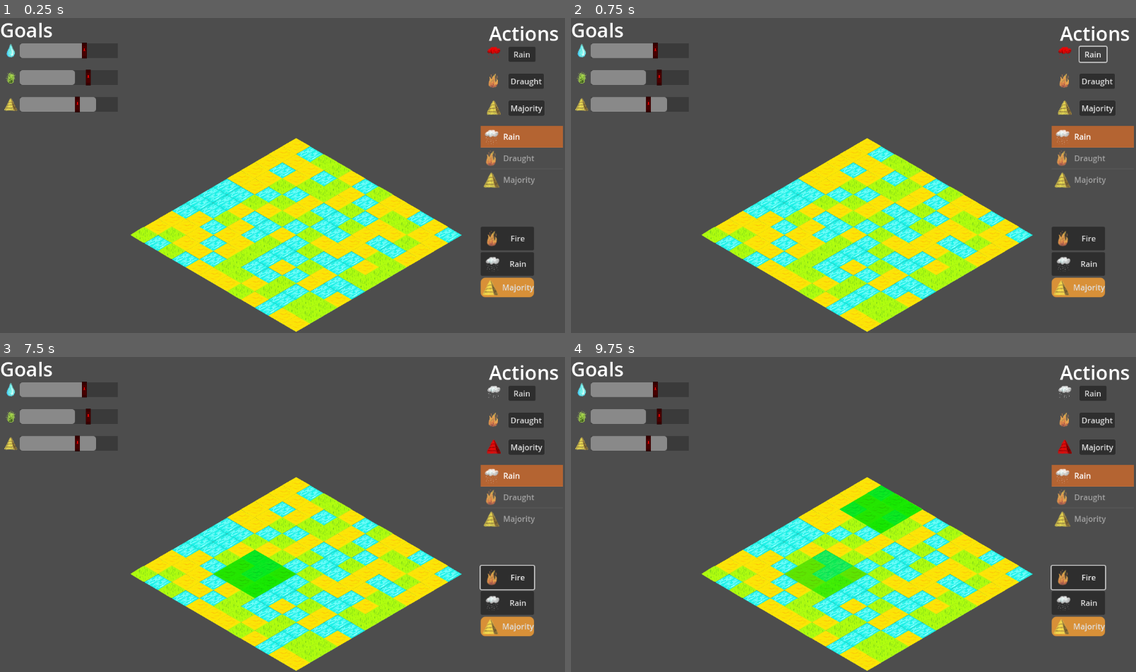
Above: before the commit, frames 1-4 (two rows, left to right).
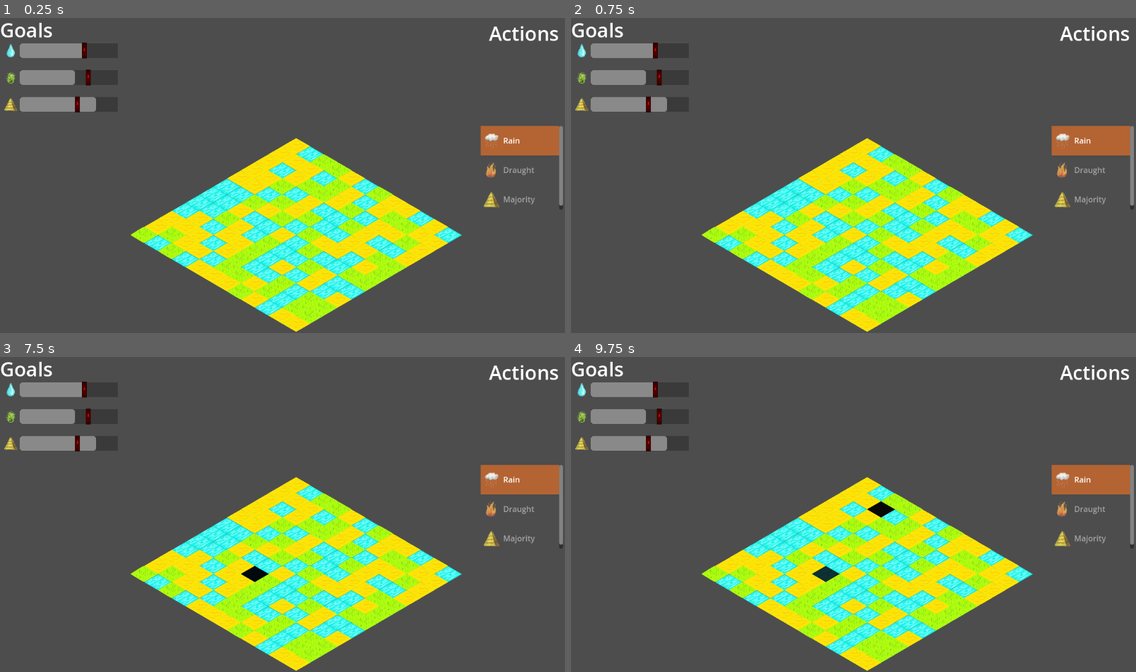
Above: after the commit, the same moments.

Repository: matouseek/game_jam_24
Game: Godot game, scene res://scenes/game.tscn
Two runs of this game, one before a commit and one after it. Both use one fixed random seed, a clock stepped at 60 frames per second and the inputs below. The engine's default icon, where the game draws it, is replaced by a stand-in: a white triangle on a blue panel in a dark square.
Inputs (mouse positions are in pixels of both pictures, inside the frame that each line leads up to):
- Up to frame 1 (0.25 s): no input
- Up to frame 2 (0.75 s): click (1090, 55) at 0.5 s, where only the run before the commit has a clickable "Rain"
- Up to frame 3 (7.5 s): click (525, 420) at 1.25 s, where only the run before the commit has a clickable "Draught"; click (525, 448) at 2 s, where only the run before the commit has a clickable "Majority"; click (508, 577) at 2.75 s, where only the run before the commit has a clickable "Fire"; click (508, 602) at 3.5 s, where only the run before the commit has a clickable "Rain"; click (508, 627) at 4.25 s, where only the run before the commit has a clickable "Majority"; tap Enter (ui_accept) at 5, 5.27, 5.75, 6.02, 6.5, 7.25 s; move the mouse to (406, 498) at 5.02 s; press the mouse at (406, 498) at 5.03 s; hold Up (ui_up) 5.03-5.78 s; move the mouse to (169, 530) at 5.77 s; release the mouse at (169, 530) at 5.78 s; click (169, 530) at 5.85 s; move the mouse to (339, 445) at 6.52 s; press the mouse at (339, 445) at 6.53 s; hold Up (ui_up) from 6.53 s (still down); move the mouse to (254, 577) at 7.27 s; release the mouse at (254, 577) at 7.28 s; click (254, 577) at 7.35 s
- Up to frame 4 (9.75 s): tap Enter (ui_accept) at 7.52, 8, 8.27, 8.75, 9.02 s; move the mouse to (1023, 561) at 8.02 s; release Up (ui_up) at 8.03 s; press the mouse at (1023, 561) at 8.03 s; move the mouse to (684, 467) at 8.77 s; release the mouse at (684, 467) at 8.78 s; click (684, 467) at 8.85 s; move the mouse to (881, 514) at 9.52 s; press the mouse at (881, 514) at 9.53 s

The runs differ from the first frame. In frame 1, 3.9% of the frame differs, in the area x 85-100%, y 9-89%; in frame 2, 3.8%; in frame 3, 5.2%; in frame 4, 6.3%, in the area x 37-100%, y 9-89%.

Commit message:
Delete shits

Diff:
--- a/scenes/hud.tscn
+++ b/scenes/hud.tscn
@@ -1,9 +1,7 @@
-[gd_scene load_steps=16 format=3 uid="uid://2bcciget8brv"]
+[gd_scene load_steps=13 format=3 uid="uid://2bcciget8brv"]
 
 [ext_resource type="Script" path="res://scripts/hud.gd" id="1_n2wg5"]
-[ext_resource type="Texture2D" uid="uid://b6us8wnskq8ce" path="res://assets/placeholders/action_rain_placeholder.png" id="2_dhwe4"]
 [ext_resource type="Texture2D" uid="uid://cy750ojup4k4t" path="res://assets/icon.svg" id="2_mag1m"]
-[ext_resource type="Texture2D" uid="uid://dmpw2ic2w4ual" path="res://assets/placeholders/action_fire_placeholder.png" id="3_hnhey"]
 [ext_resource type="Texture2D" uid="uid://jbidh6p24g5a" path="res://assets/placeholders/goal_water_placeholder.png" id="3_k47o0"]
 [ext_resource type="Texture2D" uid="uid://brbln01sk5lc4" path="res://assets/placeholders/meadow_desert_placeholder.png" id="4_posue"]
 [ext_resource type="Texture2D" uid="uid://tah1o0oxqomc" path="res://assets/placeholders/goal_desert_placeholder.png" id="5_0yjri"]
@@ -14,20 +12,20 @@
 [sub_resource type="StyleBoxFlat" id="StyleBoxFlat_fhote"]
 bg_color = Color(0, 0, 0, 0.243137)
 
-[sub_resource type="StyleBoxEmpty" id="StyleBoxEmpty_sllrl"]
+[sub_resource type="StyleBoxFlat" id="StyleBoxFlat_httnh"]
+bg_color = Color(0.6, 0.6, 0.6, 0)
 
 [sub_resource type="StyleBoxFlat" id="StyleBoxFlat_4wexa"]
 bg_color = Color(0.976471, 0.121569, 0.0235294, 0.529412)
-
-[sub_resource type="StyleBoxFlat" id="StyleBoxFlat_lj0vq"]
-bg_color = Color(0.92549, 0.439216, 0.141176, 0.65098)
-
-[sub_resource type="StyleBoxFlat" id="StyleBoxFlat_setow"]
-bg_color = Color(0.847855, 0.56438, 0.219492, 1)
+border_color = Color(0.8, 0.8, 0.8, 0)
 corner_radius_top_left = 10
 corner_radius_top_right = 10
 corner_radius_bottom_right = 10
 corner_radius_bottom_left = 10
+shadow_color = Color(0.270222, 0.270222, 0.270222, 0.6)
+
+[sub_resource type="StyleBoxFlat" id="StyleBoxFlat_lj0vq"]
+bg_color = Color(0.92549, 0.439216, 0.141176, 0.65098)
 
 [node name="HUD" type="CanvasLayer"]
 script = ExtResource("1_n2wg5")
@@ -41,57 +39,6 @@
 theme_override_font_sizes/font_size = 40
 text = "Actions"
 metadata/_edit_use_anchors_ = true
-
-[node name="Rain" type="Node2D" parent="Actions"]
-position = Vector2(40, 55)
-
-[node name="Rain" type="Button" parent="Actions/Rain"]
-offset_right = 55.0
-offset_bottom = 31.0
-text = "Rain
-"
-metadata/_edit_use_anchors_ = true
-
-[node name="Sprite2D" type="Sprite2D" parent="Actions/Rain"]
-position = Vector2(-30, 15)
-scale = Vector2(0.15, 0.15)
-texture = ExtResource("2_dhwe4")
-region_enabled = true
-region_rect = Rect2(37.5, 32.25, 187, 205.5)
-
-[node name="Draught" type="Node2D" parent="Actions"]
-position = Vector2(40, 110)
-
-[node name="Draught" type="Button" parent="Actions/Draught"]
-offset_right = 72.0
-offset_bottom = 31.0
-text = "Draught
-"
-metadata/_edit_use_anchors_ = true
-
-[node name="Sprite2D" type="Sprite2D" parent="Actions/Draught"]
-position = Vector2(-30, 15)
-scale = Vector2(0.15, 0.15)
-texture = ExtResource("3_hnhey")
-region_enabled = true
-region_rect = Rect2(37.5, 32.25, 187, 205.5)
-
-[node name="Majority" type="Node2D" parent="Actions"]
-position = Vector2(40, 165)
-
-[node name="Majority" type="Button" parent="Actions/Majority"]
-offset_right = 73.0
-offset_bottom = 31.0
-text = "Majority
-"
-metadata/_edit_use_anchors_ = true
-
-[node name="Sprite2D" type="Sprite2D" parent="Actions/Majority"]
-position = Vector2(-30, 15)
-scale = Vector2(0.15, 0.15)
-texture = ExtResource("5_0yjri")
-region_enabled = true
-region_rect = Rect2(37.5, 32.25, 187, 205.5)
 
 [node name="Goals" type="Node2D" parent="."]
 position = Vector2(0, 1)
@@ -186,7 +133,9 @@
 offset_top = 225.0
 offset_right = 1148.0
 offset_bottom = 396.0
-theme_override_styles/panel = SubResource("StyleBoxEmpty_sllrl")
+theme_override_colors/guide_color = Color(0, 0, 0, 0)
+theme_override_constants/v_separation = 20
+theme_override_styles/panel = SubResource("StyleBoxFlat_httnh")
 theme_override_styles/hovered = SubResource("StyleBoxFlat_4wexa")
 theme_override_styles/selected = SubResource("StyleBoxFlat_lj0vq")
 item_count = 3
@@ -197,29 +146,4 @@
 item_2/text = "Majority"
 item_2/icon = ExtResource("10_0ka61")
 
-[node name="Container" type="GridContainer" parent="."]
-offset_left = 980.0
-offset_top = 431.0
-offset_right = 1108.0
-offset_bottom = 583.0
-
-[node name="Button" type="Button" parent="Container"]
-layout_mode = 2
-text = "Fire"
-icon = ExtResource("9_v6t22")
-
-[node name="Button2" type="Button" parent="Container"]
-layout_mode = 2
-text = "Rain"
-icon = ExtResource("8_ov0ut")
-
-[node name="Button3" type="Button" parent="Container"]
-layout_mode = 2
-theme_override_styles/normal = SubResource("StyleBoxFlat_setow")
-text = "Majority"
-icon = ExtResource("10_0ka61")
-
-[connection signal="pressed" from="Actions/Rain/Rain" to="." method="_on_rain_pressed"]
-[connection signal="pressed" from="Actions/Draught/Draught" to="." method="_on_draught_pressed"]
-[connection signal="pressed" from="Actions/Majority/Majority" to="." method="_on_majority_pressed"]
 [connection signal="item_clicked" from="ItemList" to="." method="_on_item_list_item_clicked"]
--- a/scripts/hud.gd
+++ b/scripts/hud.gd
@@ -1,10 +1,10 @@
 extends CanvasLayer
 var MAX_SHARE = 0.5
-@onready var action_nodes = {
-	PS.PlayerEffects.RAIN : $Actions/Rain/Sprite2D,
-	PS.PlayerEffects.DRAUGHT : $Actions/Draught/Sprite2D,
-	PS.PlayerEffects.MAJORITY : $Actions/Majority/Sprite2D
-}
+#@onready var action_nodes = {
+	#PS.PlayerEffects.RAIN : $Actions/Rain/Sprite2D,
+	#PS.PlayerEffects.DRAUGHT : $Actions/Draught/Sprite2D,
+	#PS.PlayerEffects.MAJORITY : $Actions/Majority/Sprite2D
+#}
 
 @onready var goals_nodes = {
 	G.TileTypes.WATER : $Goals/Water/Sprite2D,
@@ -21,31 +21,31 @@
 
 
 func _ready() -> void:
-	update_hud()
+	#update_hud()
 	$ItemList.select(0)
 
-func _on_rain_pressed() -> void:
-	reset_hud()
-	PS.update_state(PS.PlayerEffects.RAIN)
-	update_hud()
-
-func _on_draught_pressed() -> void:
-	reset_hud()
-	PS.update_state(PS.PlayerEffects.DRAUGHT)
-	update_hud()
+#func _on_rain_pressed() -> void:
+	#reset_hud()
+	#PS.update_state(PS.PlayerEffects.RAIN)
+	#update_hud()
+#
+#func _on_draught_pressed() -> void:
+	#reset_hud()
+	#PS.update_state(PS.PlayerEffects.DRAUGHT)
+	#update_hud()
+#
+#
+#func _on_majority_pressed() -> void:
+	#reset_hud()
+	#PS.update_state(PS.PlayerEffects.MAJORITY)
+	#update_hud()
 
 
-func _on_majority_pressed() -> void:
-	reset_hud()
-	PS.update_state(PS.PlayerEffects.MAJORITY)
-	update_hud()
-
-
-func update_hud():
-	action_nodes[PS.selected_effect].modulate = Color(1, 0, 0)
-
-func reset_hud():
-	action_nodes[PS.selected_effect].modulate = Color(1, 1, 1)
+#func update_hud():
+	#action_nodes[PS.selected_effect].modulate = Color(1, 0, 0)
+	#
+#func reset_hud():
+	#action_nodes[PS.selected_effect].modulate = Color(1, 1, 1)
 
 func set_goal(type: G.TileTypes, value:float):
 	var sprite = goals_nodes[type]
@@ -58,6 +58,6 @@
 		progress_nodes[i].value = vals[i]*100
 
 func _on_item_list_item_clicked(index: int, at_position: Vector2, mouse_button_index: int) -> void:
-	reset_hud()
+	#reset_hud()
 	PS.update_state(index)
-	update_hud()
+	#update_hud()
